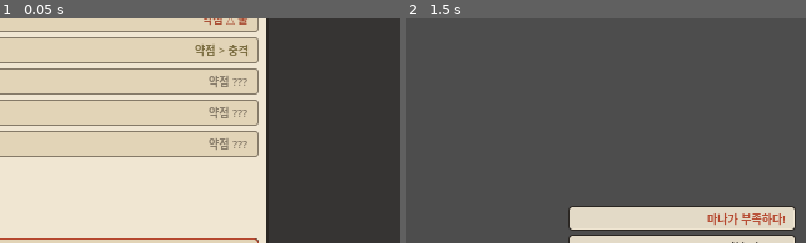
Above: before the commit, frames 1-2 (left to right).
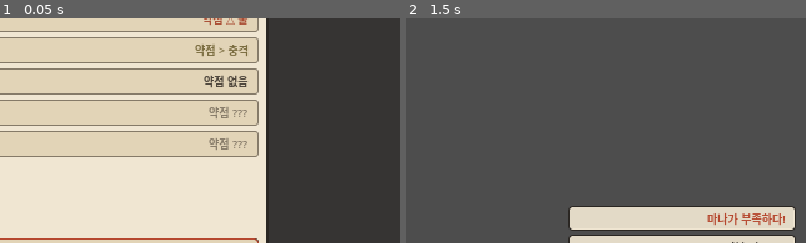
Above: after the commit, the same moments.

Repository: djgnfj-svg/tockbon
Game: Godot game, scene res://tests/test_ui.tscn
The game is run twice, just before and just after one commit, with the same random seed, the same clock (stepped at 60 frames per second) and the same inputs. This scene is started directly instead of the project's main scene.
Inputs (mouse positions are % of the whole screen's width and height, from its top left):
- Up to frame 1 (0.05 s): no input
- Up to frame 2 (1.5 s): tap Enter at 0.5 s; move the mouse to (72, 45) at 0.52 s; hold D (move_right) 0.53-1.25 s; hold 4 (cast_slot_4) 0.53-1.25 s; click (72, 45) at 0.67 s; tap Space at 1.25 s; drag from (30, 55) to (45, 70) at 1.27 s
The pictures show only the part of the screen within x 50-100%, y 32-82%; the shares and areas given below are measured in that part.

The runs differ from the first frame. In frame 1, 0.4% of the frame differs, in the area x 51-62%, y 25-32%; in frame 2, nothing differs.

Commit message:
feat(ui): 도감·게시판 실시간 해금 갱신 + has_counter '약점 없음' 표기 (검증 38/38)
Co-Authored-By: Claude Fable 5 <noreply@anthropic.com>
Claude-Session: https://claude.ai/code/session_01WTWRicKXykCsTa4QpY3Ciy

Diff:
--- a/src/ui/bulletin.gd
+++ b/src/ui/bulletin.gd
@@ -12,6 +12,13 @@
 
 func _ready() -> void:
 	_close_button.pressed.connect(func() -> void: closed.emit())
+	# 게시판이 열린 채 도감 해금 시 약점 ??? → 룬 표기 실시간 전환 (TECH_SPEC §5.1)
+	EventBus.codex_unlocked.connect(_on_unlock)
+	EventBus.research_completed.connect(_on_unlock)
+
+func _on_unlock(_unlock_id: StringName) -> void:
+	if visible:
+		refresh()
 
 func open() -> void:
 	visible = true
@@ -46,12 +53,14 @@
 	row.add_child(name_l)
 
 	var weak_l: Label
-	if GameState.is_unlocked(InkStyle.enemy_unlock_id(def.id)):
+	if not GameState.is_unlocked(InkStyle.enemy_unlock_id(def.id)):
+		weak_l = InkStyle.make_label("약점 ???", 9, InkStyle.INK_FAINT)
+	elif not def.has_counter:
+		weak_l = InkStyle.make_label("약점 없음", 9, InkStyle.INK_SOFT)
+	else:
 		weak_l = InkStyle.make_label(
 			"약점 %s %s" % [InkStyle.rune_glyph(def.counter_rune), InkStyle.rune_name(def.counter_rune)],
 			9, InkStyle.rune_color(def.counter_rune))
-	else:
-		weak_l = InkStyle.make_label("약점 ???", 9, InkStyle.INK_FAINT)
 	row.add_child(weak_l)
 
 	panel.add_child(row)
--- a/src/ui/codex.gd
+++ b/src/ui/codex.gd
@@ -28,6 +28,13 @@
 
 func _ready() -> void:
 	_close_button.pressed.connect(func() -> void: closed.emit())
+	# 열려 있는 동안 해금이 일어나면 실시간 갱신 (TECH_SPEC §5.1)
+	EventBus.codex_unlocked.connect(_on_unlock)
+	EventBus.research_completed.connect(_on_unlock)
+
+func _on_unlock(_unlock_id: StringName) -> void:
+	if visible:
+		refresh()
 
 func open() -> void:
 	visible = true
@@ -100,9 +107,12 @@
 		var name_l := InkStyle.make_label(display, 10)
 		name_l.size_flags_horizontal = Control.SIZE_EXPAND_FILL
 		row.add_child(name_l)
-		row.add_child(InkStyle.make_label(
-			"약점 %s %s" % [InkStyle.rune_glyph(def.counter_rune), InkStyle.rune_name(def.counter_rune)],
-			9, InkStyle.rune_color(def.counter_rune)))
+		if not def.has_counter:
+			row.add_child(InkStyle.make_label("약점 없음", 9, InkStyle.INK_SOFT))
+		else:
+			row.add_child(InkStyle.make_label(
+				"약점 %s %s" % [InkStyle.rune_glyph(def.counter_rune), InkStyle.rune_name(def.counter_rune)],
+				9, InkStyle.rune_color(def.counter_rune)))
 	else:
 		var name_l := InkStyle.make_label("???", 10, InkStyle.INK_FAINT)
 		name_l.size_flags_horizontal = Control.SIZE_EXPAND_FILL
--- a/tests/test_ui_runner.gd
+++ b/tests/test_ui_runner.gd
@@ -33,18 +33,21 @@
 	# 적 5종 목 데이터 (GDD §7)
 	for def in _mock_enemies():
 		Db.enemies[def.id] = def
-	# 도감 일부 해금 — 불·충격 룬(튜토리얼), 적 2종, 제법 1종
+	# 도감 일부 해금 — 불·충격 룬(튜토리얼), 적 3종(약점 없음 표기 검증용 슬라임 포함), 제법 1종
 	GameState.codex[InkStyle.rune_unlock_id(Enums.RuneType.FIRE)] = true
 	GameState.codex[InkStyle.rune_unlock_id(Enums.RuneType.IMPACT)] = true
 	GameState.codex[InkStyle.enemy_unlock_id(&"vine_regrower")] = true
 	GameState.codex[InkStyle.enemy_unlock_id(&"forest_hound")] = true
+	GameState.codex[InkStyle.enemy_unlock_id(&"sap_slime_elite")] = true
 	GameState.codex[&"recipe_paper_2"] = true
 
 func _mock_enemies() -> Array[EnemyDef]:
 	var defs: Array[EnemyDef] = []
 	defs.append(_enemy(&"vine_regrower", "재생 덩굴", Enums.RuneType.FIRE, false))
 	defs.append(_enemy(&"forest_hound", "숲 사냥개", Enums.RuneType.IMPACT, false))
-	defs.append(_enemy(&"sap_slime_elite", "수액 슬라임", Enums.RuneType.IMPACT, true))
+	var slime := _enemy(&"sap_slime_elite", "수액 슬라임", Enums.RuneType.IMPACT, true)
+	slime.has_counter = false  # 약점 룬 없음 — 다발 도안이 답 (GDD §7)
+	defs.append(slime)
 	defs.append(_enemy(&"mist_wraith", "안개 정령", Enums.RuneType.WIND, false))
 	defs.append(_enemy(&"armored_beetle", "갑주 갑충", Enums.RuneType.WATER, false))
 	return defs
@@ -93,6 +96,8 @@
 			_check((hud.find_child("BagLabel", true, false) as Label).text == "가방 1", "가방 수 갱신 (가방 1)")
 		24:
 			_step_codex()
+		25:
+			_step_live_unlock()
 		26:
 			ui.call("close_top")
 			_check(not codex.visible, "close_top → 도감 닫힘")
@@ -104,13 +109,15 @@
 func _step_bulletin() -> void:
 	_check(bulletin.visible, "day_started → 아침 게시판 자동 표시")
 	var list := bulletin.find_child("EnemyList", true, false) as VBoxContainer
-	_check(list != null and list.get_child_count() == 5, "게시판 적 목록 5행")
+	_check(list != null and list.get_child_count() == Db.enemies.size(),
+		"게시판 적 목록 %d행 (Db 전체)" % Db.enemies.size())
 	var weak_texts: Array[String] = []
 	for row in list.get_children():
 		var hbox := row.get_child(0)
 		weak_texts.append((hbox.get_child(1) as Label).text)
 	_check(weak_texts.any(func(t: String) -> bool: return t.contains("불")), "해금 적 → 약점 룬 표기 (불)")
 	_check(weak_texts.any(func(t: String) -> bool: return t.contains("???")), "미해금 적 → 약점 ???")
+	_check(weak_texts.any(func(t: String) -> bool: return t == "약점 없음"), "해금 + has_counter=false → 약점 없음")
 	var sub := bulletin.find_child("SubTitle", true, false) as Label
 	_check(sub.text.begins_with("%d일차" % Clock.day), "게시판 일차 바인딩")
 
@@ -185,16 +192,27 @@
 	_check(codex.visible, "toggle_codex → 도감 표시")
 	var runes := codex.find_child("RuneList", true, false) as VBoxContainer
 	_check(runes != null and runes.get_child_count() == 4, "도감 룬 탭 4행")
-	var locked_runes := 0
+	_check(_count_locked_runes() == 2, "룬 해금 2 / 실루엣 2 (물·바람 미해금)")
+	var enemies := codex.find_child("EnemyList", true, false) as VBoxContainer
+	_check(enemies.get_child_count() == Db.enemies.size(),
+		"도감 적 탭 %d행 (Db 전체)" % Db.enemies.size())
+	var recipes := codex.find_child("RecipeList", true, false) as VBoxContainer
+	_check(recipes.get_child_count() >= 2, "도감 제법 탭 2행 이상")
+
+## 도감이 열린 채 codex_unlocked 방송 → GameState 등록 + 도감 실시간 리프레시 (TECH_SPEC §5.1)
+func _step_live_unlock() -> void:
+	EventBus.codex_unlocked.emit(InkStyle.rune_unlock_id(Enums.RuneType.WATER))
+	_check(GameState.is_unlocked(&"rune_water"), "codex_unlocked → GameState.codex 등록")
+	_check(_count_locked_runes() == 1, "열린 도감 실시간 갱신 (실루엣 2 → 1)")
+
+func _count_locked_runes() -> int:
+	var runes := codex.find_child("RuneList", true, false) as VBoxContainer
+	var locked := 0
 	for row in runes.get_children():
 		var col := row.get_child(0).get_child(1)
 		if (col.get_child(0) as Label).text == "???":
-			locked_runes += 1
-	_check(locked_runes == 2, "룬 해금 2 / 실루엣 2 (물·바람 미해금)")
-	var enemies := codex.find_child("EnemyList", true, false) as VBoxContainer
-	_check(enemies.get_child_count() == 5, "도감 적 탭 5행")
-	var recipes := codex.find_child("RecipeList", true, false) as VBoxContainer
-	_check(recipes.get_child_count() >= 2, "도감 제법 탭 2행 이상")
+			locked += 1
+	return locked
 
 func _finish() -> void:
 	set_process(false)
